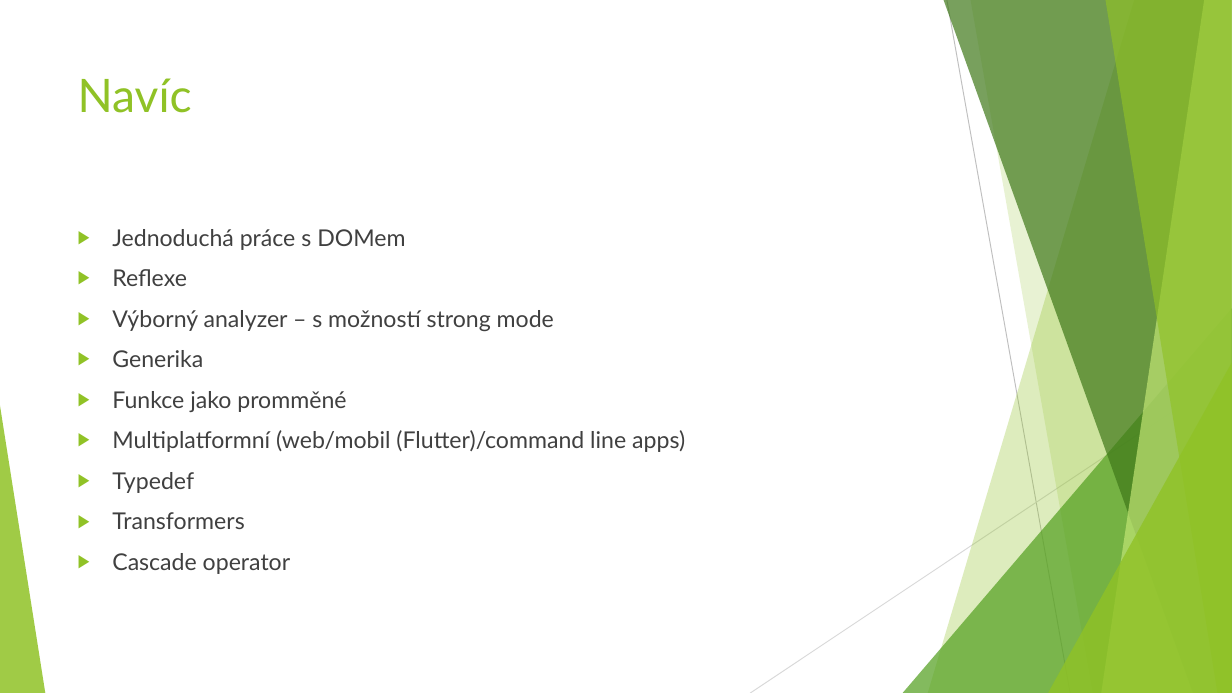
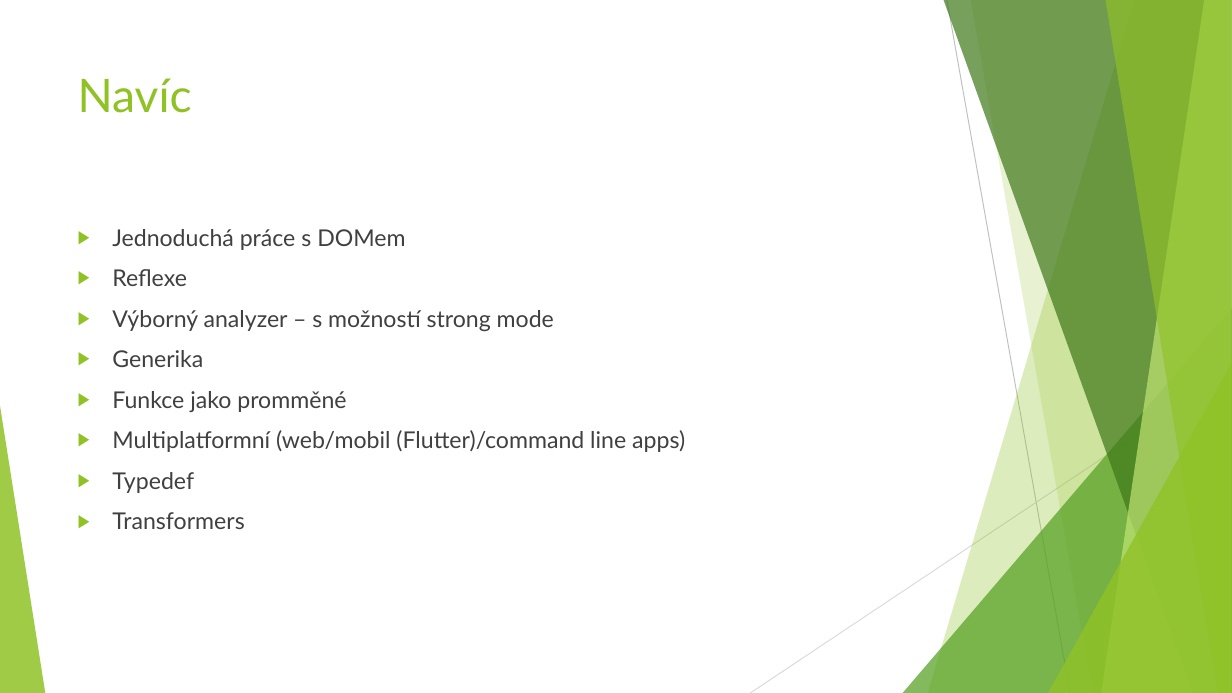
Before and after one commit to JanMlcoch/why-use-dart, a slide deck: slide 37 of Dart - proč ho používat.pptx (slide 36 before the commit). Drawn at 1232x693 pixels with LibreOffice and Linux fonts; fonts in the diff are those of the drawing. Boxes give left, top, right and bottom in pixels: in the first picture for what was removed or moved away, otherwise in the second. Text is boxed around its words. In the diff, an @@ line names an element or a change of style, - is before the commit and + after.

```diff
--- a/Dart - proč ho používat.pptx
+++ b/Dart - proč ho používat.pptx
@@ text at <box>112,553,291,574</box>: paragraph removed @@
-▶ Cascade operator
```
Also in this commit, not shown: 10 other slides changed, 2 slides added, 2 other files.
